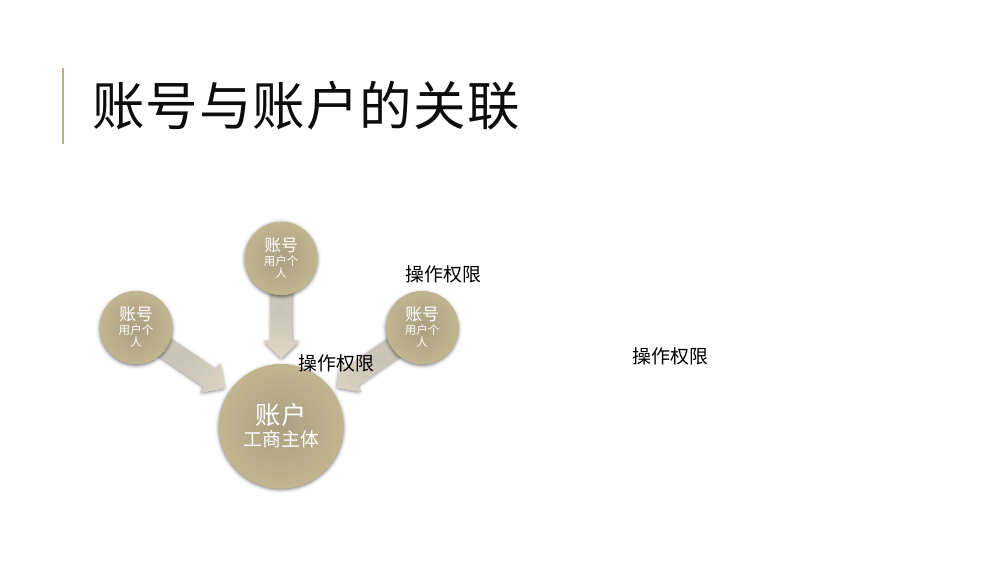
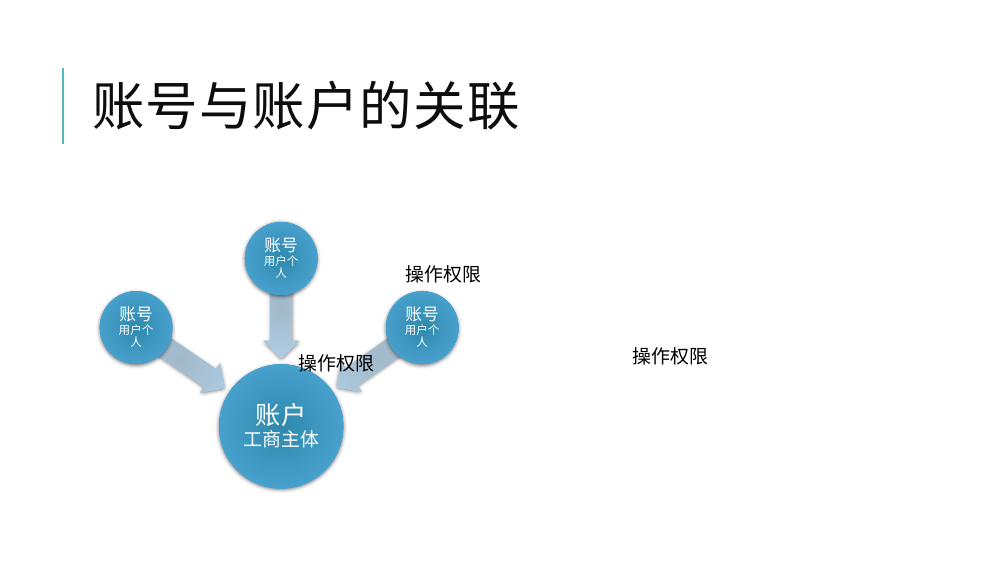
Before and after one commit to jzgi/chainsmart, a slide deck: slide 21 of Docs/品链供销.pptx. Drawn at 1008x567 pixels with LibreOffice and Linux fonts; fonts in the diff are those of the drawing. Boxes give left, top, right and bottom in pixels: in the first picture for what was removed or moved away, otherwise in the second. Text is boxed around its words. In the diff, an @@ line names an element or a change of style, - is before the commit and + after.

```diff
--- a/Docs/品链供销.pptx
+++ b/Docs/品链供销.pptx
@@ line (63, 144) - (63, 68): stroke #B9AD8D 1.5 pt to #58B6C0 1.5 pt @@
@@ fill gradient #ACA183 to #CBBB95 to gradient #308AAD to #50AAD9 in 4 elements at <box>219,364,343,488</box>, <box>100,291,172,364</box>, <box>245,222,318,295</box>, <box>386,291,459,364</box> @@
@@ fill gradient #CAC4B8 to #E1DAC8 to gradient #A2BACA to #AFD0E6 in 3 elements at <box>126,313,235,403</box>, <box>264,259,299,359</box>, <box>327,314,433,403</box> @@
```
Also in this commit, not shown: 34 other slides changed, 9 other files.
